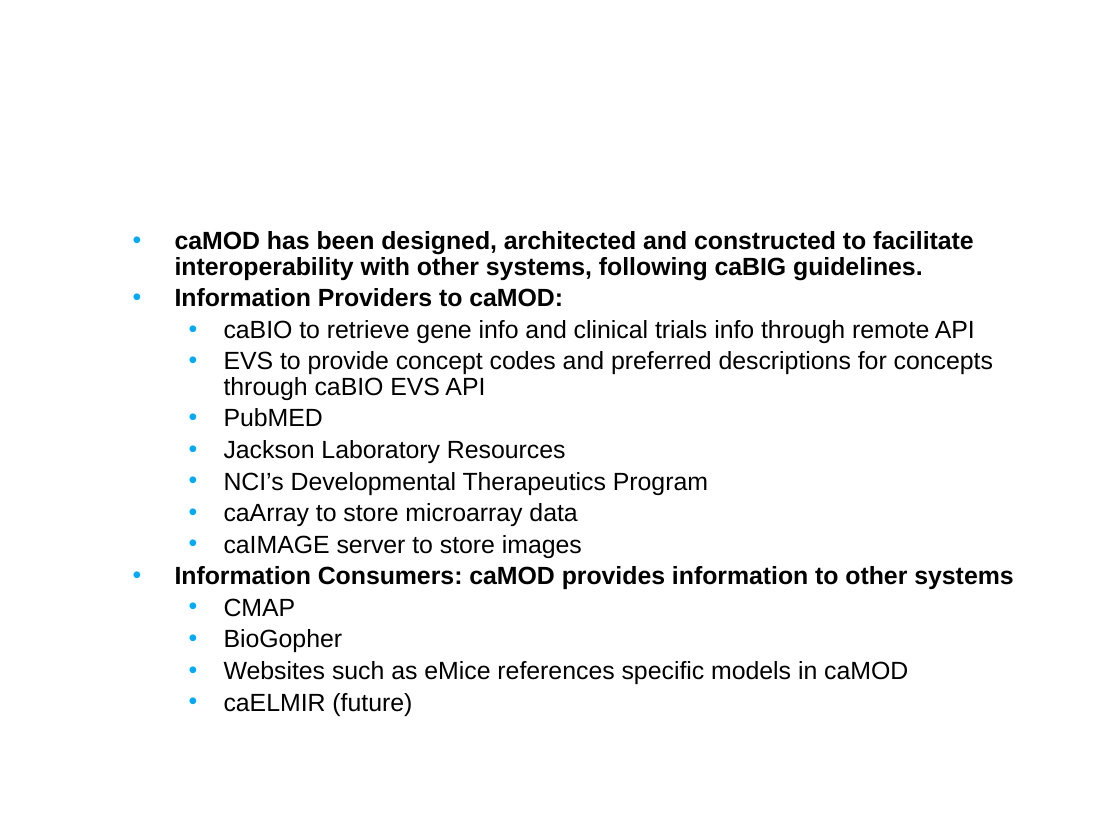
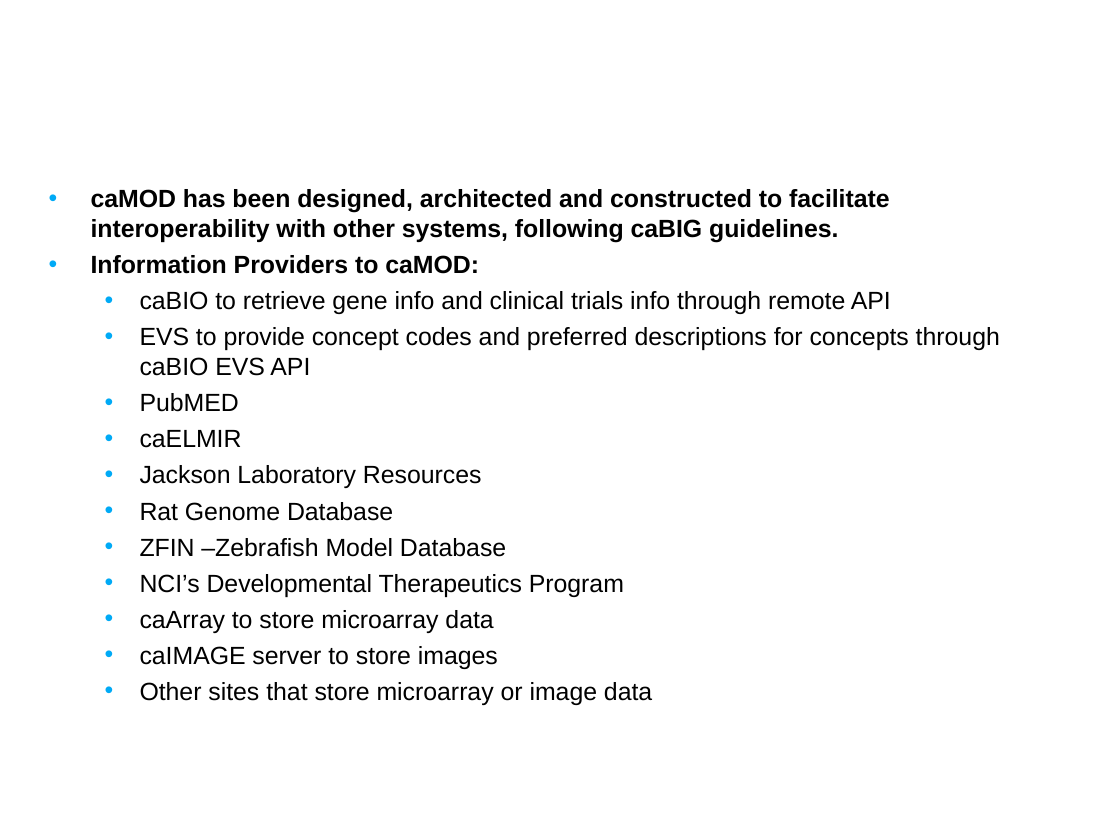
Before and after one commit to NCIP/camod-docs, a slide deck: slide 8 of CABIG compliance/caMOD 2.5 VCDE Submission/caMOD_Interoperability_Review_2009.ppt (slide 14 before the commit). Drawn at 1120x840 pixels with LibreOffice and Linux fonts; fonts in the diff are those of the drawing; background and template pictures are left out. Boxes give left, top, right and bottom in pixels: in the first picture for what was removed or moved away, otherwise in the second. Text is boxed around its words. In the diff, an @@ line names an element or a change of style, - is before the commit and + after.

```diff
--- a/CABIG compliance/caMOD 2.5 VCDE Submission/caMOD_Interoperability_Review_2009.ppt
+++ b/CABIG compliance/caMOD 2.5 VCDE Submission/caMOD_Interoperability_Review_2009.ppt
@@ text "caMOD has been designed, architected ...": place and size @@
-text "caMOD has been designed, architected ..." at bbox=[175, 231, 1013, 716]
+text "caMOD has been designed, architected ..." at bbox=[91, 189, 1000, 705]
@@ text at bbox=[91, 189, 1000, 669]: line spacing 0.85 to 1 @@
@@ text at bbox=[140, 430, 242, 448]: paragraph added @@
+  • caELMIR
@@ text at bbox=[140, 502, 506, 557]: paragraphs added @@
+  • Rat Genome Database
+  • ZFIN –Zebrafish Model Database
@@ text at bbox=[140, 682, 652, 705]: text changed @@
-• Information Consumers: caMOD provides information to other systems
-  • CMAP
-  • BioGopher
-  • Websites such as eMice references specific models in caMOD
-  • caELMIR (future)
+  • Other sites that store microarray or image data
```
Also in this commit, not shown: 5 other slides changed, 6 slides added, 6 slides removed.
